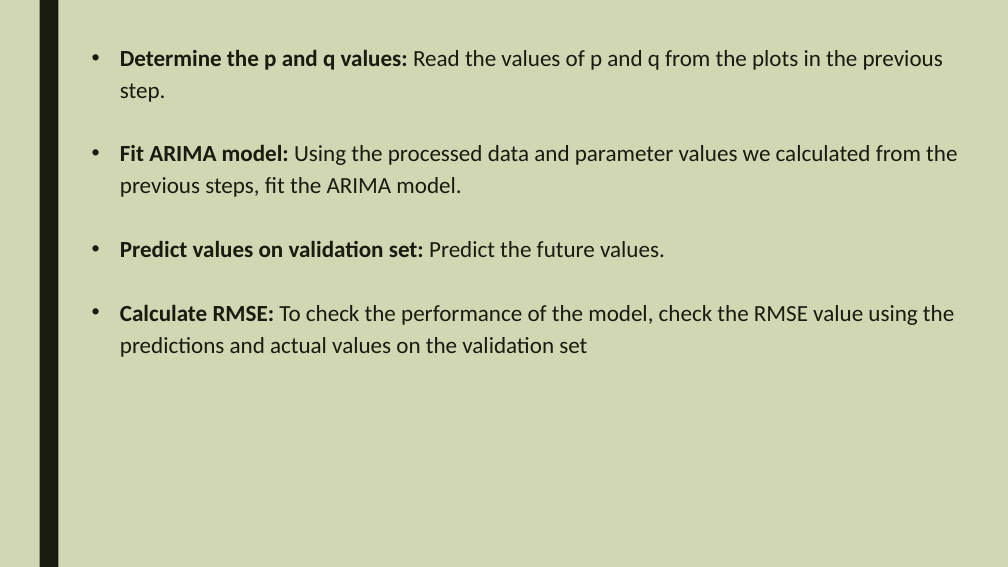
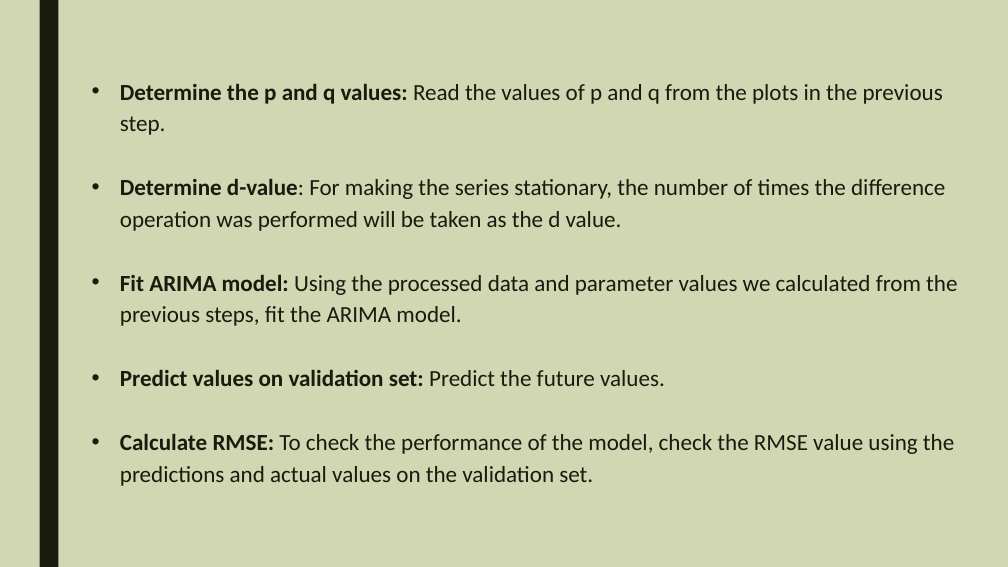
Before and after one commit to smit53/Review-Paper_ARIMA-Model, a slide deck: slide 12 of review paper/Time series analysis.pptx (slide 13 before the commit). Drawn at 1008x567 pixels with LibreOffice and Linux fonts; fonts in the diff are those of the drawing. Boxes give left, top, right and bottom in pixels: in the first picture for what was removed or moved away, otherwise in the second. Text is boxed around its words. In the diff, an @@ line names an element or a change of style, - is before the commit and + after.

```diff
--- a/review paper/Time series analysis.pptx
+++ b/review paper/Time series analysis.pptx
@@ text "Determine the p and q ...": place and size @@
-text "Determine the p and q ..." at [120, 50, 957, 357]
+text "Determine the p and q ..." at [120, 84, 957, 486]
@@ text at [120, 179, 945, 231]: paragraph added @@
+• Determine d-value: For making the series stationary, the number of times the difference operation was performed will be taken as the d value.
@@ text at [120, 434, 954, 486]: text changed @@
-• Calculate RMSE: To check the performance of the model, check the RMSE value using the predictions and actual values on the validation set
+• Calculate RMSE: To check the performance of the model, check the RMSE value using the predictions and actual values on the validation set.
```
Also in this commit, not shown: 7 other slides changed, 5 slides added, 4 slides removed, 3 other files.
